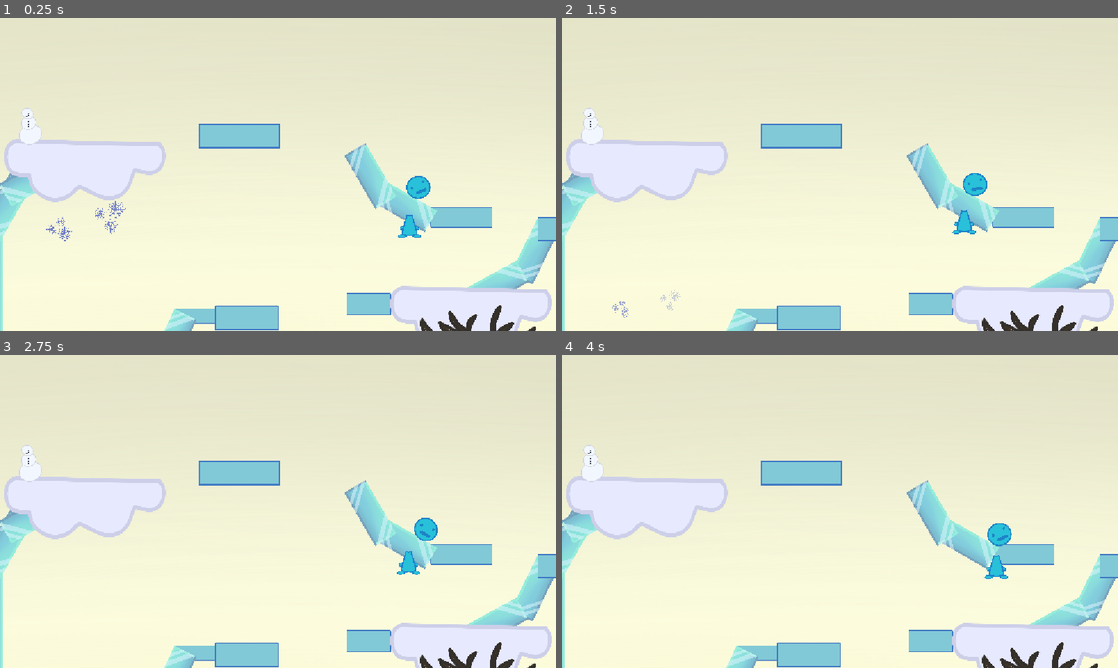
Above: before the commit, frames 1-4 (two rows, left to right).
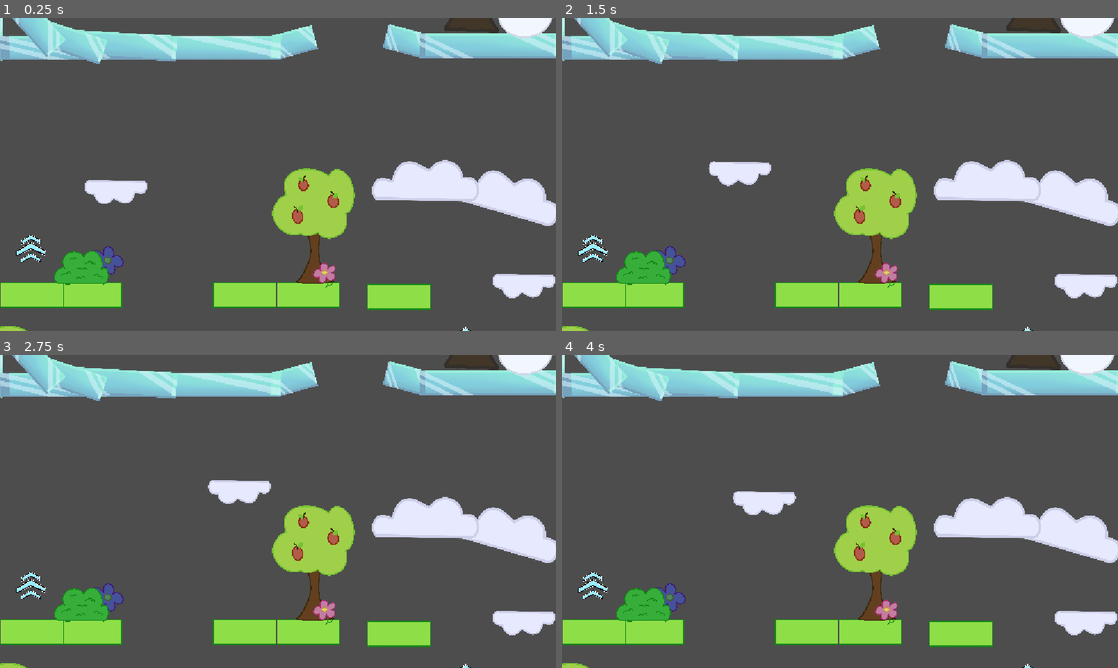
Above: after the commit, the same moments.

Repository: average4136/head-over-heels-game
Game: Godot game, scene res://Scenes/Level scenes/main_level.tscn
Same seed, same stepped clock (60 frames per second), same inputs: the game is played once before the commit and once after it. This scene is started directly instead of the project's main scene.
Inputs:
- Up to frame 1 (0.25 s): no input
- Up to frame 2 (1.5 s): tap Enter (ui_accept) at 0.5 s; hold D (move_right) from 0.53 s (still down); tap Space (jump) at 0.77 s
- Up to frame 3 (2.75 s): tap Space (jump) at 1.52 s; release D (move_right) at 2.03 s; hold A (move_left) from 2.03 s (still down)
- Up to frame 4 (4 s): release A (move_left) at 2.78 s; hold D (move_right) from 2.78 s (still down); tap Space (jump) at 3.02, 3.77 s

The runs differ from the first frame. In frame 1, 100% of the frame differs, in the area x 0-100%, y 0-100%; in frame 2, 100%; in frame 3, 100%; in frame 4, 100%.

Commit message:
work on main level

Diff:
--- a/Scenes/Level scenes/grass_scene.tscn
+++ b/Scenes/Level scenes/grass_scene.tscn
@@ -1,6 +1,5 @@
 [gd_scene format=3 uid="uid://v1jygcdtoqi3"]
 
-[ext_resource type="PackedScene" uid="uid://bxxdsh4xifwoa" path="res://Scenes/Entities/Guy.tscn" id="1_xtvdm"]
 [ext_resource type="PackedScene" uid="uid://cdimgs0cna7jf" path="res://Scenes/Objects/Green_block.tscn" id="2_ayo57"]
 [ext_resource type="PackedScene" uid="uid://j04lyk05824u" path="res://Scenes/Objects/flower_platform.tscn" id="3_j4y42"]
 [ext_resource type="PackedScene" uid="uid://0djhqq0lcepc" path="res://Scenes/Objects/cloud_block.tscn" id="4_jm2at"]
@@ -54,9 +53,6 @@
 }
 
 [node name="Grass scene" type="Node2D" unique_id=610116829]
-
-[node name="Guy" parent="." unique_id=1796156875 instance=ExtResource("1_xtvdm")]
-position = Vector2(-792, 200)
 
 [node name="flower platform" parent="." unique_id=847648505 instance=ExtResource("3_j4y42")]
 position = Vector2(448.00003, 40.000008)
--- a/Scenes/Level scenes/main_level.tscn
+++ b/Scenes/Level scenes/main_level.tscn
@@ -3,14 +3,602 @@
 [ext_resource type="PackedScene" uid="uid://btkss35dirufr" path="res://Scenes/Level scenes/space_scene.tscn" id="1_ymnsd"]
 [ext_resource type="PackedScene" uid="uid://bo6c58ha16686" path="res://Scenes/Level scenes/ice_section.tscn" id="2_rpe6i"]
 [ext_resource type="PackedScene" uid="uid://bxxdsh4xifwoa" path="res://Scenes/Entities/Guy.tscn" id="3_rpe6i"]
+[ext_resource type="PackedScene" uid="uid://v1jygcdtoqi3" path="res://Scenes/Level scenes/grass_scene.tscn" id="4_moskh"]
+[ext_resource type="PackedScene" uid="uid://j04lyk05824u" path="res://Scenes/Objects/flower_platform.tscn" id="5_icq10"]
+[ext_resource type="PackedScene" uid="uid://0djhqq0lcepc" path="res://Scenes/Objects/cloud_block.tscn" id="6_swabi"]
+[ext_resource type="PackedScene" uid="uid://cwbv4iwydbj34" path="res://Scenes/Objects/Leaf_block.tscn" id="7_4dcjm"]
+[ext_resource type="PackedScene" uid="uid://ysms78opj7fm" path="res://Scenes/Objects/launch_booster.tscn" id="8_cd86f"]
+[ext_resource type="PackedScene" uid="uid://bqg68mukgpldk" path="res://Scenes/Objects/stone_platform.tscn" id="9_75afy"]
+[ext_resource type="PackedScene" uid="uid://cdimgs0cna7jf" path="res://Scenes/Objects/Green_block.tscn" id="10_63cjw"]
+[ext_resource type="Texture2D" uid="uid://bljw3sjkh0m3n" path="res://Assets/Decorations/tree decor.png" id="11_eqv6n"]
+[ext_resource type="Texture2D" uid="uid://bvqnfi7ife36w" path="res://Assets/Decorations/bush decor.png" id="12_dqwkk"]
+[ext_resource type="Texture2D" uid="uid://bgm8ebfl1wpqt" path="res://Assets/Decorations/flower decor.png" id="13_ri2gq"]
+[ext_resource type="PackedScene" uid="uid://dqyftoe55durm" path="res://Scenes/Objects/ice_block.tscn" id="14_63cjw"]
+[ext_resource type="PackedScene" uid="uid://dh3th1iwygrwr" path="res://Scenes/Objects/blue_block.tscn" id="15_eqv6n"]
+[ext_resource type="Texture2D" uid="uid://4kjsfp1wquao" path="res://Assets/Decorations/snowman decor.png" id="16_dqwkk"]
+[ext_resource type="Texture2D" uid="uid://blc5jar0yjodd" path="res://Assets/Decorations/dead tree decor.png" id="17_ri2gq"]
+[ext_resource type="Texture2D" uid="uid://esb74ncp4fey" path="res://Assets/Decorations/snow flakes decor.png" id="18_s05jb"]
+
+[sub_resource type="WorldBoundaryShape2D" id="WorldBoundaryShape2D_s05jb"]
+
+[sub_resource type="WorldBoundaryShape2D" id="WorldBoundaryShape2D_t1hc7"]
+
+[sub_resource type="Animation" id="Animation_n02xx"]
+length = 0.001
+tracks/0/type = "value"
+tracks/0/imported = false
+tracks/0/enabled = true
+tracks/0/path = NodePath(".:position")
+tracks/0/interp = 1
+tracks/0/loop_wrap = true
+tracks/0/keys = {
+"times": PackedFloat32Array(0),
+"transitions": PackedFloat32Array(1),
+"update": 0,
+"values": [Vector2(-726, -806)]
+}
+
+[sub_resource type="Animation" id="Animation_w5b0t"]
+resource_name = "cloud move"
+length = 3.0
+loop_mode = 2
+tracks/0/type = "value"
+tracks/0/imported = false
+tracks/0/enabled = true
+tracks/0/path = NodePath(".:position")
+tracks/0/interp = 1
+tracks/0/loop_wrap = true
+tracks/0/keys = {
+"times": PackedFloat32Array(0, 3),
+"transitions": PackedFloat32Array(1, 1),
+"update": 0,
+"values": [Vector2(-726, -806), Vector2(-111, -990)]
+}
+
+[sub_resource type="AnimationLibrary" id="AnimationLibrary_dn0eg"]
+_data = {
+&"RESET": SubResource("Animation_n02xx"),
+&"cloud move": SubResource("Animation_w5b0t")
+}
+
+[sub_resource type="WorldBoundaryShape2D" id="WorldBoundaryShape2D_dn0eg"]
+
+[sub_resource type="WorldBoundaryShape2D" id="WorldBoundaryShape2D_cp70f"]
+
+[sub_resource type="Animation" id="Animation_qgp8j"]
+length = 0.001
+tracks/0/type = "value"
+tracks/0/imported = false
+tracks/0/enabled = true
+tracks/0/path = NodePath("../SnowFlakesDecor:position")
+tracks/0/interp = 1
+tracks/0/loop_wrap = true
+tracks/0/keys = {
+"times": PackedFloat32Array(0),
+"transitions": PackedFloat32Array(1),
+"update": 0,
+"values": [Vector2(-874, -1078)]
+}
+tracks/1/type = "value"
+tracks/1/imported = false
+tracks/1/enabled = true
+tracks/1/path = NodePath(".:position")
+tracks/1/interp = 1
+tracks/1/loop_wrap = true
+tracks/1/keys = {
+"times": PackedFloat32Array(0),
+"transitions": PackedFloat32Array(1),
+"update": 0,
+"values": [Vector2(-716.7898, -1129.9878)]
+}
+tracks/2/type = "value"
+tracks/2/imported = false
+tracks/2/enabled = true
+tracks/2/path = NodePath("../SnowFlakesDecor:rotation")
+tracks/2/interp = 1
+tracks/2/loop_wrap = true
+tracks/2/keys = {
+"times": PackedFloat32Array(0),
+"transitions": PackedFloat32Array(1),
+"update": 0,
+"values": [0.0]
+}
+tracks/3/type = "value"
+tracks/3/imported = false
+tracks/3/enabled = true
+tracks/3/path = NodePath(".:rotation")
+tracks/3/interp = 1
+tracks/3/loop_wrap = true
+tracks/3/keys = {
+"times": PackedFloat32Array(0),
+"transitions": PackedFloat32Array(1),
+"update": 0,
+"values": [-1.528827]
+}
+tracks/4/type = "value"
+tracks/4/imported = false
+tracks/4/enabled = true
+tracks/4/path = NodePath("../SnowFlakesDecor:scale")
+tracks/4/interp = 1
+tracks/4/loop_wrap = true
+tracks/4/keys = {
+"times": PackedFloat32Array(0),
+"transitions": PackedFloat32Array(1),
+"update": 0,
+"values": [Vector2(0.15832794, 0.15832794)]
+}
+tracks/5/type = "value"
+tracks/5/imported = false
+tracks/5/enabled = true
+tracks/5/path = NodePath(".:scale")
+tracks/5/interp = 1
+tracks/5/loop_wrap = true
+tracks/5/keys = {
+"times": PackedFloat32Array(0),
+"transitions": PackedFloat32Array(1),
+"update": 0,
+"values": [Vector2(0.17977612, 0.17977612)]
+}
+tracks/6/type = "value"
+tracks/6/imported = false
+tracks/6/enabled = true
+tracks/6/path = NodePath("../SnowFlakesDecor:self_modulate")
+tracks/6/interp = 1
+tracks/6/loop_wrap = true
+tracks/6/keys = {
+"times": PackedFloat32Array(0),
+"transitions": PackedFloat32Array(1),
+"update": 0,
+"values": [Color(1, 1, 1, 0)]
+}
+tracks/7/type = "value"
+tracks/7/imported = false
+tracks/7/enabled = true
+tracks/7/path = NodePath(".:self_modulate")
+tracks/7/interp = 1
+tracks/7/loop_wrap = true
+tracks/7/keys = {
+"times": PackedFloat32Array(0),
+"transitions": PackedFloat32Array(1),
+"update": 0,
+"values": [Color(1, 1, 1, 1)]
+}
+
+[sub_resource type="Animation" id="Animation_as0jg"]
+resource_name = "snow flakes"
+length = 4.0
+loop_mode = 1
+tracks/0/type = "value"
+tracks/0/imported = false
+tracks/0/enabled = true
+tracks/0/path = NodePath("../SnowFlakesDecor:position")
+tracks/0/interp = 1
+tracks/0/loop_wrap = true
+tracks/0/keys = {
+"times": PackedFloat32Array(0, 0.65, 1.22, 1.66, 2.16, 4),
+"transitions": PackedFloat32Array(1, 1, 1, 1, 1, 1),
+"update": 0,
+"values": [Vector2(-874, -1078), Vector2(-960.99994, -920), Vector2(-841.00006, -767.00006), Vector2(-948.00006, -643), Vector2(-928.00006, -461.00006), Vector2(-924, -137.00012)]
+}
+tracks/1/type = "value"
+tracks/1/imported = false
+tracks/1/enabled = true
+tracks/1/path = NodePath(".:position")
+tracks/1/interp = 1
+tracks/1/loop_wrap = true
+tracks/1/keys = {
+"times": PackedFloat32Array(0, 0.65999997, 1.22, 1.6700001, 2.2666667, 4),
+"transitions": PackedFloat32Array(1, 1, 1, 1, 1, 1),
+"update": 0,
+"values": [Vector2(-716.7898, -1129.9878), Vector2(-659.00006, -968.00006), Vector2(-742, -790.9999), Vector2(-678.00006, -680.00006), Vector2(-733, -472.99988), Vector2(-733, -472.99988)]
+}
+tracks/2/type = "value"
+tracks/2/imported = false
+tracks/2/enabled = true
+tracks/2/path = NodePath("../SnowFlakesDecor:rotation")
+tracks/2/interp = 1
+tracks/2/loop_wrap = true
+tracks/2/keys = {
+"times": PackedFloat32Array(0, 0.65, 1.22, 1.66, 2.16, 4),
+"transitions": PackedFloat32Array(1, 1, 1, 1, 1, 1),
+"update": 0,
+"values": [0.0, -0.23325504, 0.45925373, -0.28628817, 0.46947002, 0.305868]
+}
+tracks/3/type = "value"
+tracks/3/imported = false
+tracks/3/enabled = true
+tracks/3/path = NodePath(".:rotation")
+tracks/3/interp = 1
+tracks/3/loop_wrap = true
+tracks/3/keys = {
+"times": PackedFloat32Array(0, 0.65999997, 1.22, 1.6700001, 2.2666667, 4),
+"transitions": PackedFloat32Array(1, 1, 1, 1, 1, 1),
+"update": 0,
+"values": [-1.528827, -1.8225012, -0.9574488, -1.8871491, -1.0028851, -1.0028851]
+}
+tracks/4/type = "value"
+tracks/4/imported = false
+tracks/4/enabled = true
+tracks/4/path = NodePath("../SnowFlakesDecor:scale")
+tracks/4/interp = 1
+tracks/4/loop_wrap = true
+tracks/4/keys = {
+"times": PackedFloat32Array(0, 0.65, 1.22, 1.66, 2.16, 4),
+"transitions": PackedFloat32Array(1, 1, 1, 1, 1, 1),
+"update": 0,
+"values": [Vector2(0.15832794, 0.15832794), Vector2(0.12730174, 0.12730174), Vector2(0.13258082, 0.13258082), Vector2(0.10498144, 0.10498144), Vector2(0.12863466, 0.12863466), Vector2(0.15832794, 0.15832794)]
+}
+tracks/5/type = "value"
+tracks/5/imported = false
+tracks/5/enabled = true
+tracks/5/path = NodePath(".:scale")
+tracks/5/interp = 1
+tracks/5/loop_wrap = true
+tracks/5/keys = {
+"times": PackedFloat32Array(0, 0.65999997, 1.22, 1.6700001, 2.2666667, 4),
+"transitions": PackedFloat32Array(1, 1, 1, 1, 1, 1),
+"update": 0,
+"values": [Vector2(0.17977612, 0.17977612), Vector2(0.2084075, 0.2084075), Vector2(0.10596736, 0.10596736), Vector2(0.13970774, 0.13970774), Vector2(0.110211596, 0.110211596), Vector2(0.110211596, 0.110211596)]
+}
+tracks/6/type = "value"
+tracks/6/imported = false
+tracks/6/enabled = true
+tracks/6/path = NodePath("../SnowFlakesDecor:self_modulate")
+tracks/6/interp = 1
+tracks/6/loop_wrap = true
+tracks/6/keys = {
+"times": PackedFloat32Array(0, 4),
+"transitions": PackedFloat32Array(1, 1),
+"update": 0,
+"values": [Color(1, 1, 1, 1), Color(1, 1, 1, 0)]
+}
+tracks/7/type = "value"
+tracks/7/imported = false
+tracks/7/enabled = true
+tracks/7/path = NodePath(".:self_modulate")
+tracks/7/interp = 1
+tracks/7/loop_wrap = true
+tracks/7/keys = {
+"times": PackedFloat32Array(0, 2.2666667, 4),
+"transitions": PackedFloat32Array(1, 1, 1),
+"update": 0,
+"values": [Color(1, 1, 1, 1), Color(1, 1, 1, 0), Color(1, 1, 1, 0)]
+}
+
+[sub_resource type="AnimationLibrary" id="AnimationLibrary_47uv7"]
+_data = {
+&"RESET": SubResource("Animation_qgp8j"),
+&"snow flakes": SubResource("Animation_as0jg")
+}
 
 [node name="Main_level" type="Node2D" unique_id=1377921325]
 
 [node name="Space Scene" parent="." unique_id=1614508694 instance=ExtResource("1_ymnsd")]
+visible = false
 position = Vector2(56, -3280)
 
 [node name="Ice_section" parent="." unique_id=1675132565 instance=ExtResource("2_rpe6i")]
+visible = false
 position = Vector2(0, 1)
 
 [node name="Guy" parent="." unique_id=1796156875 instance=ExtResource("3_rpe6i")]
-position = Vector2(560, -960)
+visible = false
+position = Vector2(-24, 864)
+
+[node name="Grass scene" parent="." unique_id=610116829 instance=ExtResource("4_moskh")]
+visible = false
+position = Vector2(0, 1352)
+
+[node name="Grass section" type="Node2D" parent="." unique_id=1854164821]
+position = Vector2(0, 1480)
+
+[node name="flower platform" parent="Grass section" unique_id=847648505 instance=ExtResource("5_icq10")]
+position = Vector2(448.00003, 40.000008)
+rotation = -0.2617994
+scale = Vector2(0.8618077, 0.8618077)
+
+[node name="Cloud block" parent="Grass section" unique_id=532234708 instance=ExtResource("6_swabi")]
+position = Vector2(1016, -432)
+
+[node name="Node2D2" parent="Grass section" unique_id=292330263 instance=ExtResource("7_4dcjm")]
+position = Vector2(768, -64)
+
+[node name="left wall" type="StaticBody2D" parent="Grass section" unique_id=874738611]
+
+[node name="CollisionShape2D" type="CollisionShape2D" parent="Grass section/left wall" unique_id=1724233148]
+position = Vector2(-1153, -163)
+rotation = 1.5707964
+shape = SubResource("WorldBoundaryShape2D_s05jb")
+
+[node name="right wall" type="StaticBody2D" parent="Grass section" unique_id=1926217923]
+position = Vector2(1150, -103)
+rotation = -1.5707964
+
+[node name="CollisionShape2D" type="CollisionShape2D" parent="Grass section/right wall" unique_id=939426432]
+shape = SubResource("WorldBoundaryShape2D_t1hc7")
+
+[node name="Launch booster" parent="Grass section" unique_id=1384817862 instance=ExtResource("8_cd86f")]
+position = Vector2(776, -208)
+
+[node name="Stone platform" parent="Grass section" unique_id=107939614 instance=ExtResource("9_75afy")]
+position = Vector2(-384.00003, 152.00002)
+rotation = -0.2617994
+scale = Vector2(0.4538097, 0.4538097)
+
+[node name="Stone platform2" parent="Grass section" unique_id=1558409731 instance=ExtResource("9_75afy")]
+position = Vector2(16.000065, 128)
+scale = Vector2(0.4538097, 0.4538097)
+
+[node name="Stone platform3" parent="Grass section" unique_id=1714801075 instance=ExtResource("9_75afy")]
+position = Vector2(15.999999, 48)
+scale = Vector2(0.4538097, 0.4538097)
+
+[node name="Cloud block2" parent="Grass section" unique_id=1219393259 instance=ExtResource("6_swabi")]
+position = Vector2(1104, -88)
+rotation = -3.1415927
+scale = Vector2(1.7194263, 1.7194263)
+
+[node name="Node2D3" parent="Grass section" unique_id=1923038160 instance=ExtResource("10_63cjw")]
+position = Vector2(504, -392)
+
+[node name="Node2D4" parent="Grass section" unique_id=693253289 instance=ExtResource("10_63cjw")]
+position = Vector2(128, -400)
+
+[node name="Node2D5" parent="Grass section" unique_id=1777768358 instance=ExtResource("10_63cjw")]
+position = Vector2(-136, -400)
+
+[node name="Node2D6" parent="Grass section" unique_id=962723361 instance=ExtResource("10_63cjw")]
+position = Vector2(-776, -400)
+
+[node name="Node2D7" parent="Grass section" unique_id=1247881055 instance=ExtResource("10_63cjw")]
+position = Vector2(-1016, -400)
+
+[node name="Stone platform4" parent="Grass section" unique_id=32203010 instance=ExtResource("9_75afy")]
+position = Vector2(-184.00002, 96.000015)
+rotation = -0.2617994
+scale = Vector2(0.4538097, 0.4538097)
+
+[node name="Stone platform5" parent="Grass section" unique_id=337879422 instance=ExtResource("9_75afy")]
+position = Vector2(-584, 208.00003)
+rotation = -0.2617994
+scale = Vector2(0.4538097, 0.4538097)
+
+[node name="GROUND" parent="Grass section" unique_id=964464008 instance=ExtResource("10_63cjw")]
+position = Vector2(-24, 256)
+scale = Vector2(9.919999, 1)
+
+[node name="Cloud block3" parent="Grass section" unique_id=1670646421 instance=ExtResource("6_swabi")]
+position = Vector2(960, -824)
+rotation = -2.8797934
+scale = Vector2(1.7194263, 1.7194263)
+
+[node name="Cloud block4" parent="Grass section" unique_id=368846884 instance=ExtResource("6_swabi")]
+position = Vector2(616, -880)
+rotation = -3.1415927
+scale = Vector2(1.7194263, 1.7194263)
+
+[node name="Launch booster2" parent="Grass section" unique_id=2122838365 instance=ExtResource("8_cd86f")]
+position = Vector2(-1024, -592)
+
+[node name="TreeDecor" type="Sprite2D" parent="Grass section" unique_id=729177636]
+position = Vector2(-1152, -29.00003)
+scale = Vector2(0.25880423, 0.25880423)
+texture = ExtResource("11_eqv6n")
+
+[node name="BushDecor" type="Sprite2D" parent="Grass section" unique_id=2082645201]
+position = Vector2(-981, 135)
+scale = Vector2(0.2909961, 0.2909961)
+texture = ExtResource("12_dqwkk")
+
+[node name="TreeDecor2" type="Sprite2D" parent="Grass section" unique_id=2024202473]
+position = Vector2(151, -690)
+rotation = 3.1415927
+scale = Vector2(0.22744878, -0.24957219)
+texture = ExtResource("11_eqv6n")
+
+[node name="FlowerDecor" type="Sprite2D" parent="Grass section" unique_id=174626850]
+position = Vector2(72, -465)
+scale = Vector2(0.15745524, 0.15745524)
+texture = ExtResource("13_ri2gq")
+
+[node name="FlowerDecor2" type="Sprite2D" parent="Grass section" unique_id=2108576719]
+self_modulate = Color(0.35839754, 0.64806694, 0.95248777, 1)
+position = Vector2(-536, -506.00003)
+scale = Vector2(-0.22197801, 0.22197801)
+texture = ExtResource("13_ri2gq")
+
+[node name="BushDecor2" type="Sprite2D" parent="Grass section" unique_id=2115005934]
+position = Vector2(-814, -512)
+scale = Vector2(0.20002364, 0.20002364)
+texture = ExtResource("12_dqwkk")
+
+[node name="Cloud block5" parent="Grass section" unique_id=610268577 instance=ExtResource("6_swabi")]
+position = Vector2(-726, -806)
+
+[node name="AnimationPlayer" type="AnimationPlayer" parent="Grass section/Cloud block5" unique_id=483646281]
+libraries/ = SubResource("AnimationLibrary_dn0eg")
+autoplay = &"cloud move"
+
+[node name="Ice section" type="Node2D" parent="." unique_id=216930691]
+
+[node name="left wall" type="StaticBody2D" parent="Ice section" unique_id=2006606401]
+
+[node name="CollisionShape2D" type="CollisionShape2D" parent="Ice section/left wall" unique_id=1495303238]
+position = Vector2(-1153, -163)
+rotation = 1.5707964
+shape = SubResource("WorldBoundaryShape2D_dn0eg")
+
+[node name="right wall" type="StaticBody2D" parent="Ice section" unique_id=177495337]
+position = Vector2(1150, -103)
+rotation = -1.5707964
+
+[node name="CollisionShape2D" type="CollisionShape2D" parent="Ice section/right wall" unique_id=1872416736]
+shape = SubResource("WorldBoundaryShape2D_cp70f")
+
+[node name="StaticBody2D" parent="Ice section" unique_id=1447629716 instance=ExtResource("14_63cjw")]
+position = Vector2(479.99997, 15.999993)
+rotation = 0.2617994
+scale = Vector2(3.4314842, 5)
+
+[node name="StaticBody2D2" parent="Ice section" unique_id=530690351 instance=ExtResource("14_63cjw")]
+position = Vector2(704, 48.000004)
+scale = Vector2(11.240002, 5.12)
+
+[node name="Blue_block2" parent="Ice section" unique_id=602105709 instance=ExtResource("15_eqv6n")]
+position = Vector2(-808, -416.00003)
+scale = Vector2(0.63516, 0.6)
+
+[node name="Blue_block4" parent="Ice section" unique_id=853212973 instance=ExtResource("15_eqv6n")]
+position = Vector2(-128, -648)
+
+[node name="Blue_block6" parent="Ice section" unique_id=1458463555 instance=ExtResource("15_eqv6n")]
+position = Vector2(376, -704)
+scale = Vector2(0.68634856, 0.8976628)
+
+[node name="StaticBody2D4" parent="Ice section" unique_id=1720991358 instance=ExtResource("14_63cjw")]
+position = Vector2(-1190, -825)
+rotation = 1.5707964
+scale = Vector2(22.720001, 5)
+
+[node name="StaticBody2D10" parent="Ice section" unique_id=2039731883 instance=ExtResource("14_63cjw")]
+position = Vector2(-1190, -825)
+rotation = 1.5707964
+scale = Vector2(22.720001, 5)
+
+[node name="StaticBody2D15" parent="Ice section" unique_id=1194130147 instance=ExtResource("14_63cjw")]
+position = Vector2(-1176, -431.99997)
+rotation = 1.3089969
+scale = Vector2(8.68077, 5.239567)
+
+[node name="StaticBody2D5" parent="Ice section" unique_id=393818418 instance=ExtResource("14_63cjw")]
+position = Vector2(1032, -856.00006)
+rotation = -1.118756
+
+[node name="StaticBody2D6" parent="Ice section" unique_id=1943310545 instance=ExtResource("14_63cjw")]
+position = Vector2(832, -743.99994)
+rotation = -0.49741888
+
+[node name="StaticBody2D7" parent="Ice section" unique_id=620716756 instance=ExtResource("14_63cjw")]
+position = Vector2(16, 48)
+rotation = -0.2617994
+scale = Vector2(3.4314842, 5)
+
+[node name="StaticBody2D3" parent="Ice section" unique_id=1013026318 instance=ExtResource("14_63cjw")]
+position = Vector2(-918.99994, 57.000004)
+scale = Vector2(22.720001, 5)
+
+[node name="Cloud block" parent="Ice section" unique_id=112324799 instance=ExtResource("6_swabi")]
+position = Vector2(792, -640)
+scale = Vector2(2.5910778, 2.591078)
+
+[node name="half-pipe" type="Node2D" parent="Ice section" unique_id=1301434563]
+
+[node name="StaticBody2D12" parent="Ice section/half-pipe" unique_id=287933294 instance=ExtResource("14_63cjw")]
+position = Vector2(-1092, -1177.0001)
+rotation = 2.0943952
+scale = Vector2(5.239565, 5.239565)
+
+[node name="StaticBody2D13" parent="Ice section/half-pipe" unique_id=1986444259 instance=ExtResource("14_63cjw")]
+position = Vector2(-943.9999, -1264.9999)
+rotation = 2.6179938
+scale = Vector2(5.239565, 5.239565)
+
+[node name="StaticBody2D14" parent="Ice section/half-pipe" unique_id=456253673 instance=ExtResource("14_63cjw")]
+position = Vector2(-763.00006, -1319)
+rotation = 2.8797934
+scale = Vector2(5.239565, 5.239565)
+
+[node name="StaticBody2D15" parent="Ice section/half-pipe" unique_id=294508404 instance=ExtResource("14_63cjw")]
+position = Vector2(-568, -1321.0001)
+rotation = -3.1415925
+scale = Vector2(5.239565, 5.239565)
+
+[node name="half-pipe2" type="Node2D" parent="Ice section" unique_id=1323402308]
+position = Vector2(-1173.0002, -277)
+rotation = -1.5132004
+
+[node name="StaticBody2D15" parent="Ice section/half-pipe2" unique_id=1108448406 instance=ExtResource("14_63cjw")]
+position = Vector2(-293.62143, 414.58978)
+rotation = 1.5707964
+scale = Vector2(8.68077, 5.239567)
+
+[node name="StaticBody2D12" parent="Ice section/half-pipe2" unique_id=225991666 instance=ExtResource("14_63cjw")]
+position = Vector2(-270.4242, 260.99976)
+rotation = 1.8325958
+scale = Vector2(5.239565, 5.239565)
+
+[node name="StaticBody2D13" parent="Ice section/half-pipe2" unique_id=1496030878 instance=ExtResource("14_63cjw")]
+position = Vector2(-158.91243, 110.33087)
+rotation = 2.3561945
+scale = Vector2(5.5971236, 5.239565)
+
+[node name="Blue_block3" parent="Ice section" unique_id=987674849 instance=ExtResource("15_eqv6n")]
+position = Vector2(760, -1064)
+scale = Vector2(0.9723535, 0.82164687)
+
+[node name="Blue_block7" parent="Ice section" unique_id=1833003134 instance=ExtResource("15_eqv6n")]
+position = Vector2(-344, -656)
+scale = Vector2(0.63516, 0.6)
+
+[node name="Blue_block5" parent="Ice section" unique_id=1255953679 instance=ExtResource("15_eqv6n")]
+position = Vector2(-648, -416)
+scale = Vector2(0.63516, 0.6)
+
+[node name="StaticBody2D8" parent="Ice section" unique_id=842362986 instance=ExtResource("14_63cjw")]
+position = Vector2(-472, -480.00006)
+rotation = -1.118756
+
+[node name="StaticBody2D9" parent="Ice section" unique_id=703454718 instance=ExtResource("14_63cjw")]
+position = Vector2(-632, -415.99997)
+rotation = -0.49741888
+
+[node name="Cloud block2" parent="Ice section" unique_id=1248728589 instance=ExtResource("6_swabi")]
+position = Vector2(-807.9999, -1248)
+scale = Vector2(2.5910778, 2.591078)
+
+[node name="StaticBody2D11" parent="Ice section" unique_id=1491433978 instance=ExtResource("14_63cjw")]
+position = Vector2(456, -1151.9999)
+rotation = 0.5235988
+
+[node name="StaticBody2D12" parent="Ice section" unique_id=1000248301 instance=ExtResource("14_63cjw")]
+position = Vector2(344.00003, -1304.0001)
+rotation = 1.0471976
+
+[node name="Blue_block8" parent="Ice section" unique_id=188590214 instance=ExtResource("15_eqv6n")]
+position = Vector2(1208, -1016)
+
+[node name="Blue_block9" parent="Ice section" unique_id=920217395 instance=ExtResource("15_eqv6n")]
+position = Vector2(-160, -1400)
+scale = Vector2(1.2800019, 1)
+
+[node name="SnowmanDecor" type="Sprite2D" parent="Ice section" unique_id=111155730]
+position = Vector2(1028, -166)
+scale = Vector2(0.31100717, 0.31100717)
+texture = ExtResource("16_dqwkk")
+
+[node name="DeadTreeDecor" type="Sprite2D" parent="Ice section" unique_id=411538147]
+position = Vector2(791, -348)
+scale = Vector2(0.56779695, 0.56779695)
+texture = ExtResource("17_ri2gq")
+
+[node name="SnowFlakesDecor" type="Sprite2D" parent="Ice section" unique_id=191138478]
+self_modulate = Color(1, 1, 1, 0)
+position = Vector2(-874, -1078)
+scale = Vector2(0.15832794, 0.15832794)
+texture = ExtResource("18_s05jb")
+
+[node name="SnowFlakesDecor2" type="Sprite2D" parent="Ice section" unique_id=1999572992]
+position = Vector2(-716.7898, -1129.9878)
+rotation = -1.528827
+scale = Vector2(0.17977612, 0.17977612)
+texture = ExtResource("18_s05jb")
+
+[node name="AnimationPlayer" type="AnimationPlayer" parent="Ice section/SnowFlakesDecor2" unique_id=2062900438]
+libraries/ = SubResource("AnimationLibrary_47uv7")
+autoplay = &"snow flakes"
+
+[node name="SnowmanDecor2" type="Sprite2D" parent="Ice section" unique_id=903794273]
+position = Vector2(-1032.0001, -1444)
+rotation = -0.2044917
+scale = Vector2(0.13114315, 0.13114315)
+texture = ExtResource("16_dqwkk")
--- a/Scenes/Objects/cloud_block.tscn
+++ b/Scenes/Objects/cloud_block.tscn
@@ -2,9 +2,12 @@
 
 [ext_resource type="Texture2D" uid="uid://cv115sc0t1ndu" path="res://Assets/Platform Images/cloud platform.png" id="1_g7vtq"]
 
+[sub_resource type="PhysicsMaterial" id="PhysicsMaterial_rpe6i"]
+
 [node name="Cloud block" type="Node2D" unique_id=532234708]
 
 [node name="StaticBody2D" type="StaticBody2D" parent="." unique_id=2033928933]
+physics_material_override = SubResource("PhysicsMaterial_rpe6i")
 
 [node name="CollisionPolygon2D" type="CollisionPolygon2D" parent="StaticBody2D" unique_id=1064193431]
 position = Vector2(8, -8)
